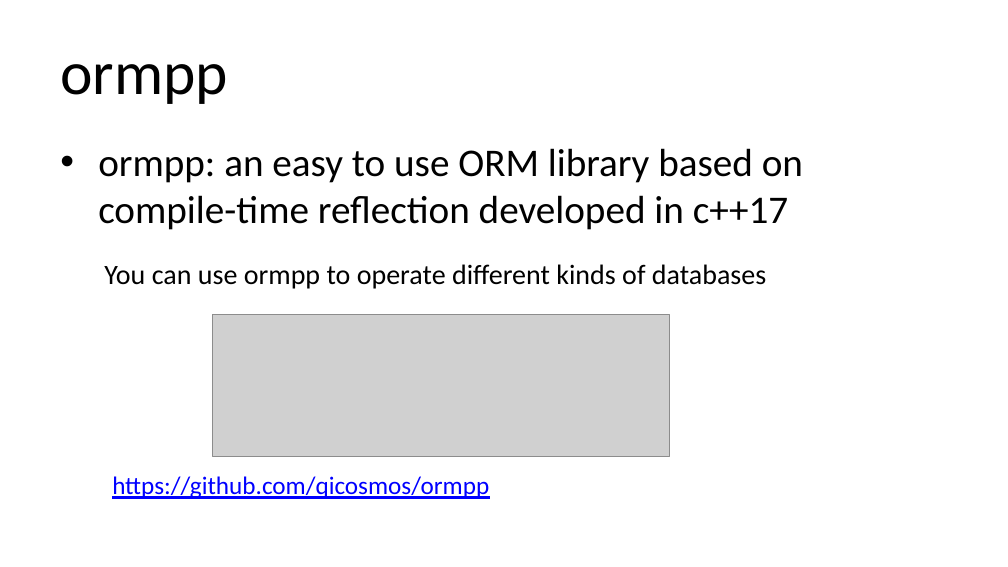
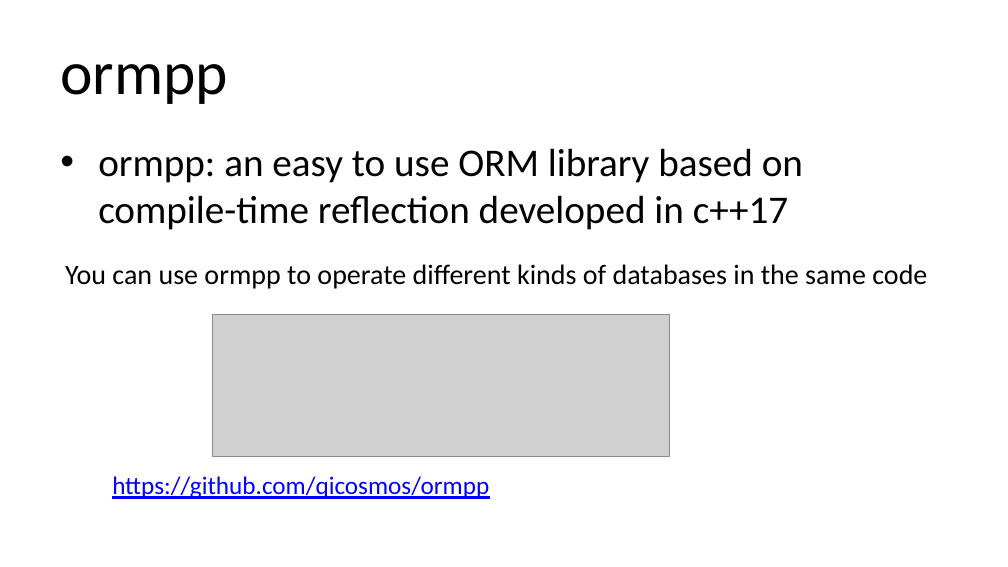
Before and after one commit to qicosmos/cppcon2018, a slide deck: slide 37 of cppcon2018.pptx (slide 39 before the commit). Drawn at 1008x567 pixels with LibreOffice and Linux fonts; fonts in the diff are those of the drawing; grey boxes stand for pictures. Boxes give left, top, right and bottom in pixels: in the first picture for what was removed or moved away, otherwise in the second. Text is boxed around its words. In the diff, an @@ line names an element or a change of style, - is before the commit and + after.

```diff
--- a/cppcon2018.pptx
+++ b/cppcon2018.pptx
@@ text at box(65, 264, 927, 289): text changed @@
-You can use ormpp to operate different kinds of databases
+You can use ormpp to operate different kinds of databases in the same code
```
Also in this commit, not shown: 12 other slides changed, 4 slides removed.
